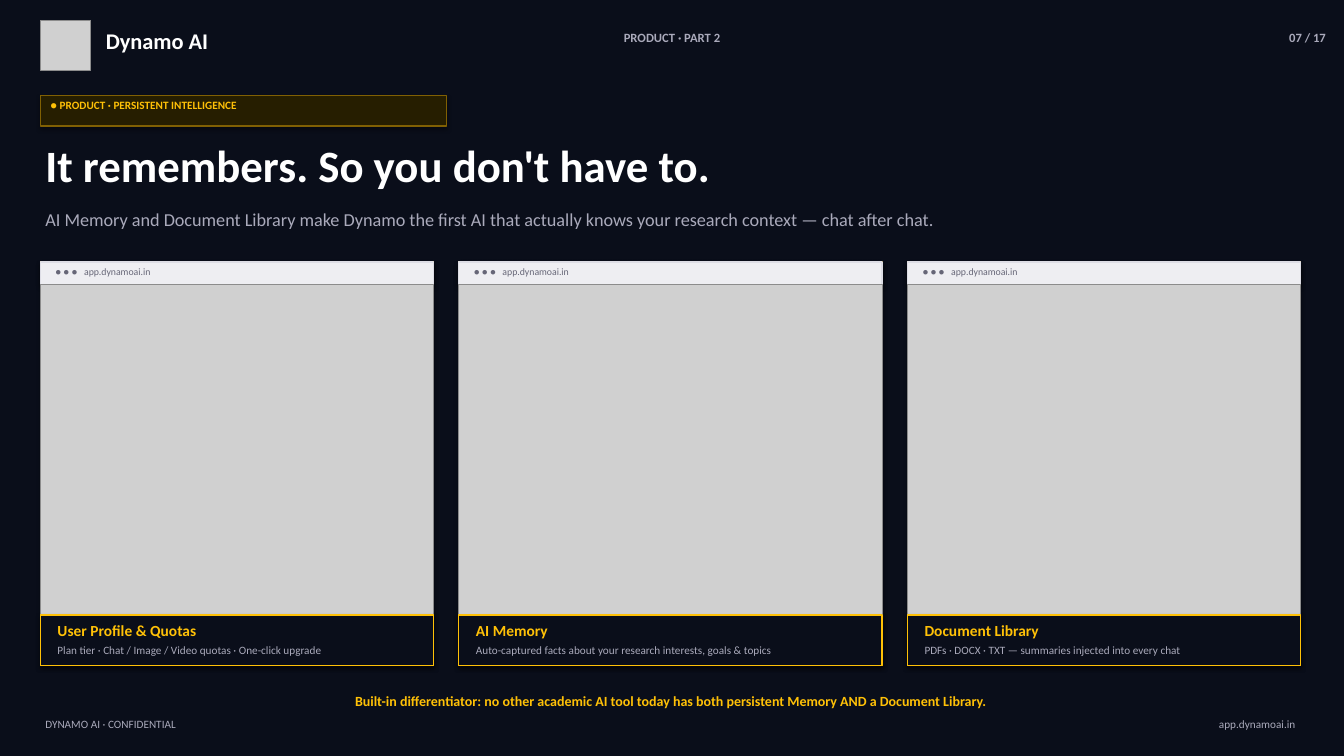
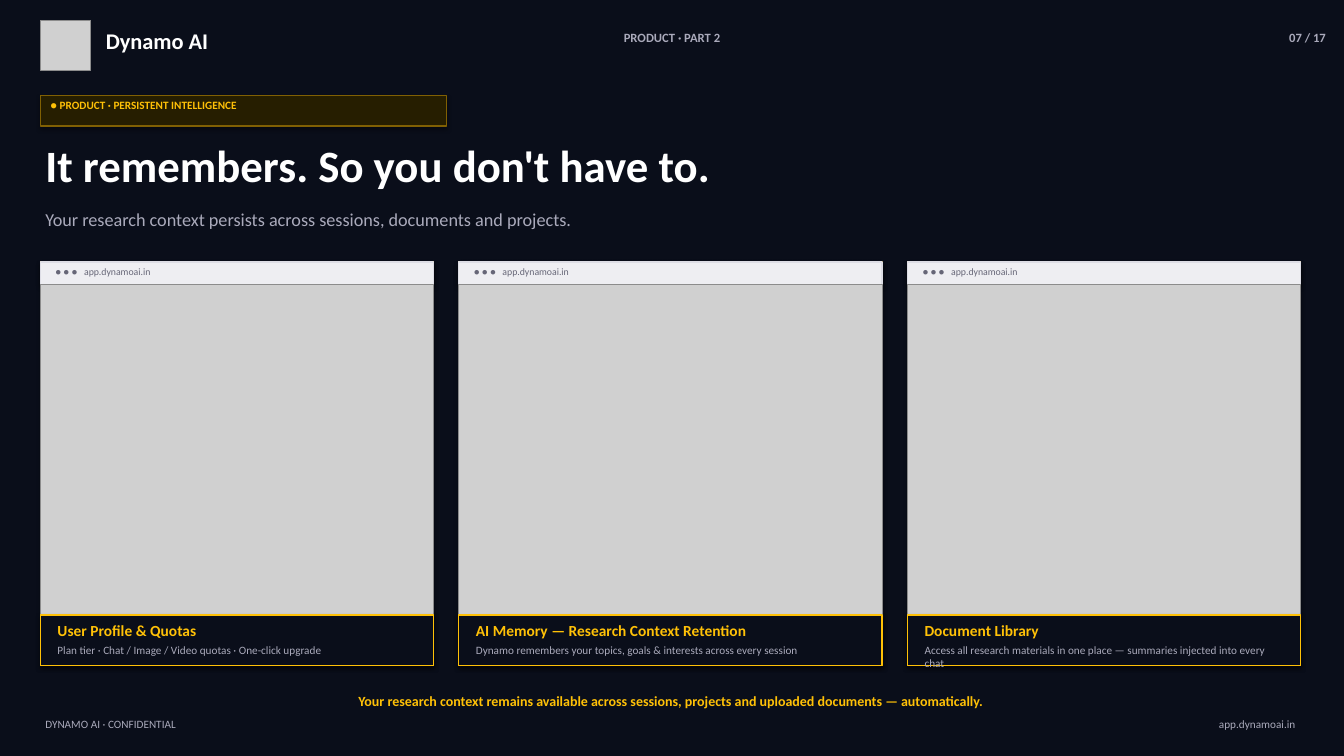
Before and after one commit to Anish0605/App_Dynamo_AI, a slide deck: slide 7 of Dynamo_AI_Pitch_Deck.pptx. Drawn at 1344x756 pixels with LibreOffice and Linux fonts; fonts in the diff are those of the drawing; grey boxes stand for pictures. Boxes give left, top, right and bottom in pixels: in the first picture for what was removed or moved away, otherwise in the second. Text is boxed around its words. In the diff, an @@ line names an element or a change of style, - is before the commit and + after.

```diff
--- a/Dynamo_AI_Pitch_Deck.pptx
+++ b/Dynamo_AI_Pitch_Deck.pptx
@@ text at (x1=45, y1=213, x2=571, y2=229): text changed @@
-AI Memory and Document Library make Dynamo the first AI that actually knows your research context — chat after chat.
+Your research context persists across sessions, documents and projects.
@@ text at (x1=476, y1=625, x2=746, y2=639): text changed @@
-AI Memory
+AI Memory — Research Context Retention
@@ text at (x1=476, y1=646, x2=797, y2=656): text changed @@
-Auto-captured facts about your research interests, goals & topics
+Dynamo remembers your topics, goals & interests across every session
@@ text at (x1=925, y1=646, x2=1265, y2=667): text changed @@
-PDFs · DOCX · TXT — summaries injected into every chat
+Access all research materials in one place — summaries injected into every chat
@@ text at (x1=358, y1=696, x2=983, y2=709): text changed @@
-Built-in differentiator: no other academic AI tool today has both persistent Memory AND a Document Library.
+Your research context remains available across sessions, projects and uploaded documents — automatically.
```
Also in this commit, not shown: 8 other slides changed, 1 slide added, 1 slide removed, 2 other files.
